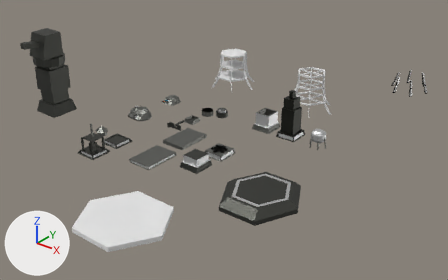
Before and after pictures for a commit that changed the Blender file Blender/Units.blend.
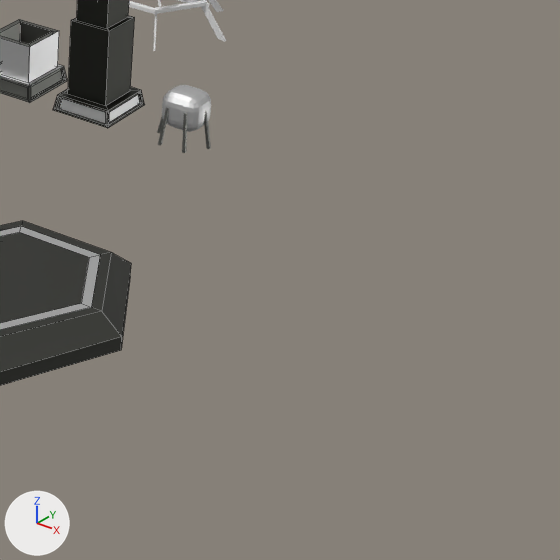
Old and new are each drawn whole from a 50 mm lens placed at (10.54, -13.62, 6.62), pointed at (1.88, -2.79, -0.09) and again close up on the part from 58% to 98% of the width and 36% to 100% of the height. Lighting does not change. The marker at lower left points along +X, +Y and +Z. The close-ups show mesh edges as thin lines.

Names of what the first close-up shows: 'Container2', 'Container3', 'ExtractGround.001', 'FrameLevel1.001', 'ReactorOld'.
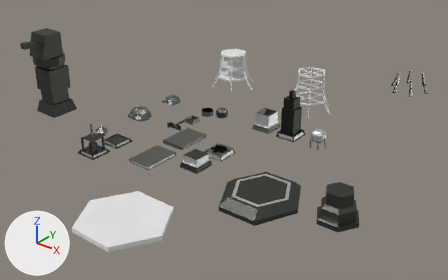
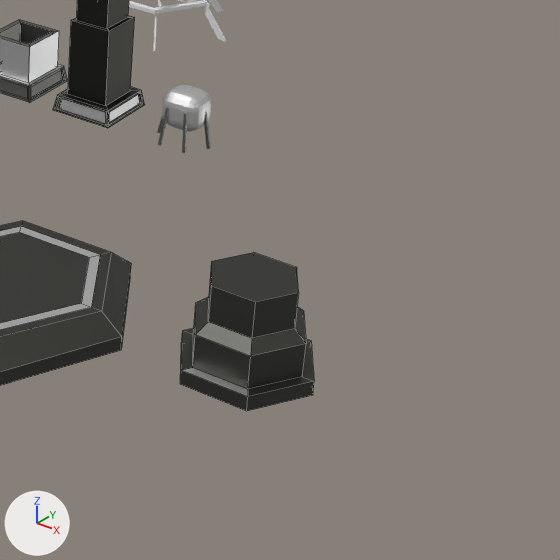
Where the change shows, as pixel boxes (x1, y1, x2, y2) in the close-ups (560 x 560 px):
'Cylinder', added (black)
    after: (180, 252, 314, 411)
    faces in mat_unitframematerial (picture img_paletteunits_png_001): (180, 252, 314, 411)
    faces in mat_playercolor (white #e7e7e7): (182, 368, 248, 397)

Diff of the bpy script that builds the scene:
```diff
--- a/Blender/Units.blend.py
+++ b/Blender/Units.blend.py
@@ me_cylinder_011 @@
+me_cylinder_011.from_pydata(...)  # 36 vertices, 32 faces; spans x -0.39..0.39, y -0.45..0.45, z 0.0..0.65
+# faces by material slot: [31, 1]
+me_cylinder_011.materials.append(mat_unitframematerial)  # picture img_paletteunits_png_001
+me_cylinder_011.materials.append(mat_playercolor)  # white #e7e7e7
@@ ob_cylinder @@
+ob_cylinder = bpy.data.objects.new('Cylinder', me_cylinder_011)
+ob_cylinder.location = (5.978, -4.465, 0.107)
+ob_cylinder.rotation_euler = (0.0, 0.0, 0.524)  # degrees (0, 0, 30)
```
